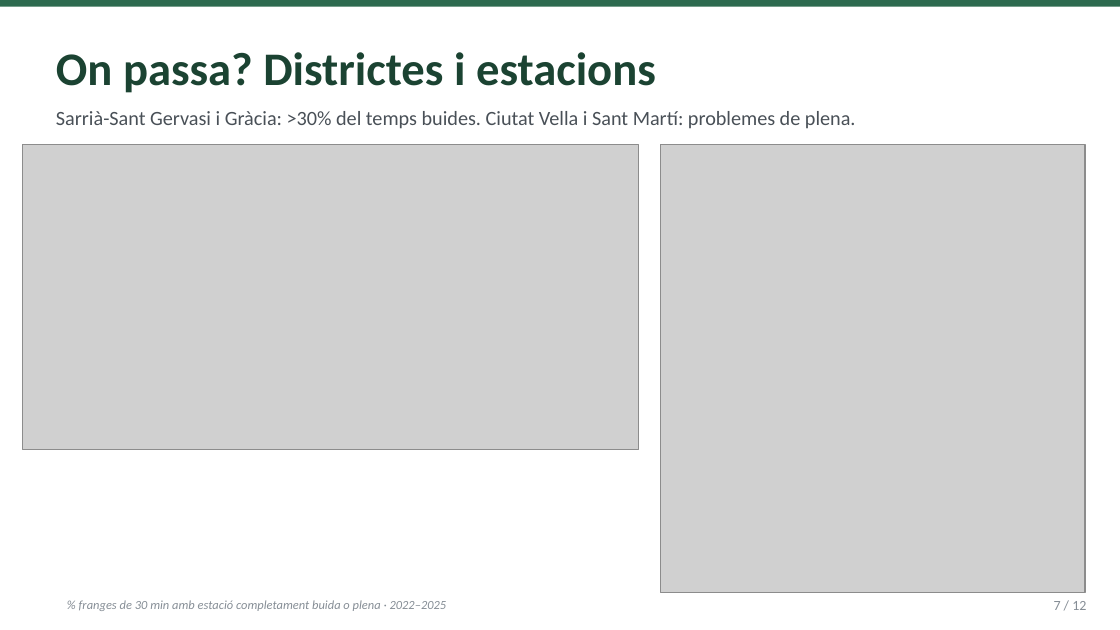
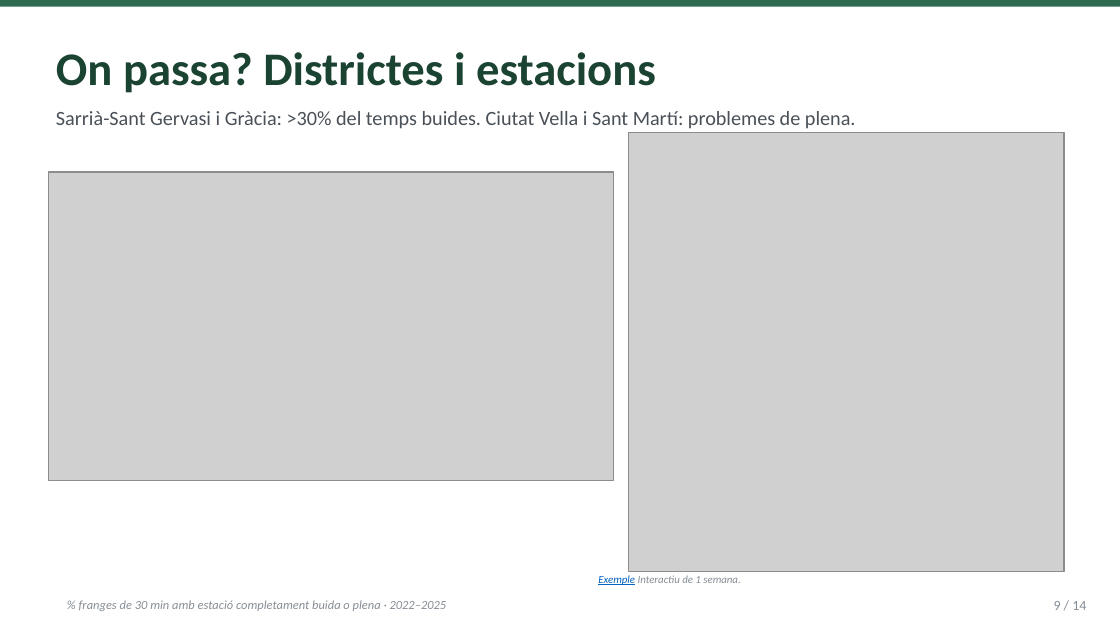
Before and after one commit to VanePla/Projectes-ITCib, a slide deck: slide 9 of SPRINT_13_Projecte_Final/Projecte_bicing.pptx (slide 7 before the commit). Drawn at 1120x630 pixels with LibreOffice and Linux fonts; fonts in the diff are those of the drawing; grey boxes stand for pictures. Boxes give left, top, right and bottom in pixels: in the first picture for what was removed or moved away, otherwise in the second. Text is boxed around its words. In the diff, an @@ line names an element or a change of style, - is before the commit and + after.

```diff
--- a/SPRINT_13_Projecte_Final/Projecte_bicing.pptx
+++ b/SPRINT_13_Projecte_Final/Projecte_bicing.pptx
@@ picture resized from (x1=661, y1=144, x2=1085, y2=592) to (x1=628, y1=133, x2=1064, y2=571) @@
@@ picture resized from (x1=22, y1=144, x2=638, y2=450) to (x1=48, y1=172, x2=614, y2=480) @@
@@ text added at (x1=598, y1=575, x2=740, y2=585), 7 pt, text #868E96, italic @@
+Exemple Interactiu de 1 semana.
@@ text at (x1=1054, y1=601, x2=1086, y2=610): text changed @@
-7 / 12
+9 / 14
```
Also in this commit, not shown: 9 other slides changed, 2 slides added, 7 other files.
